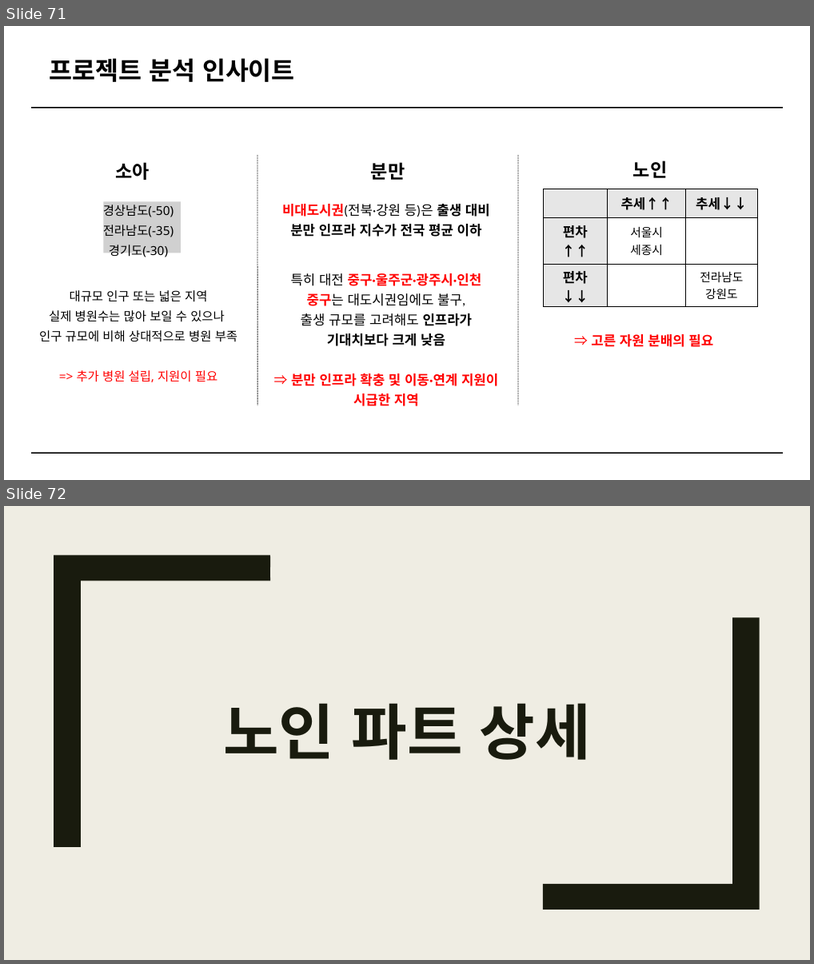
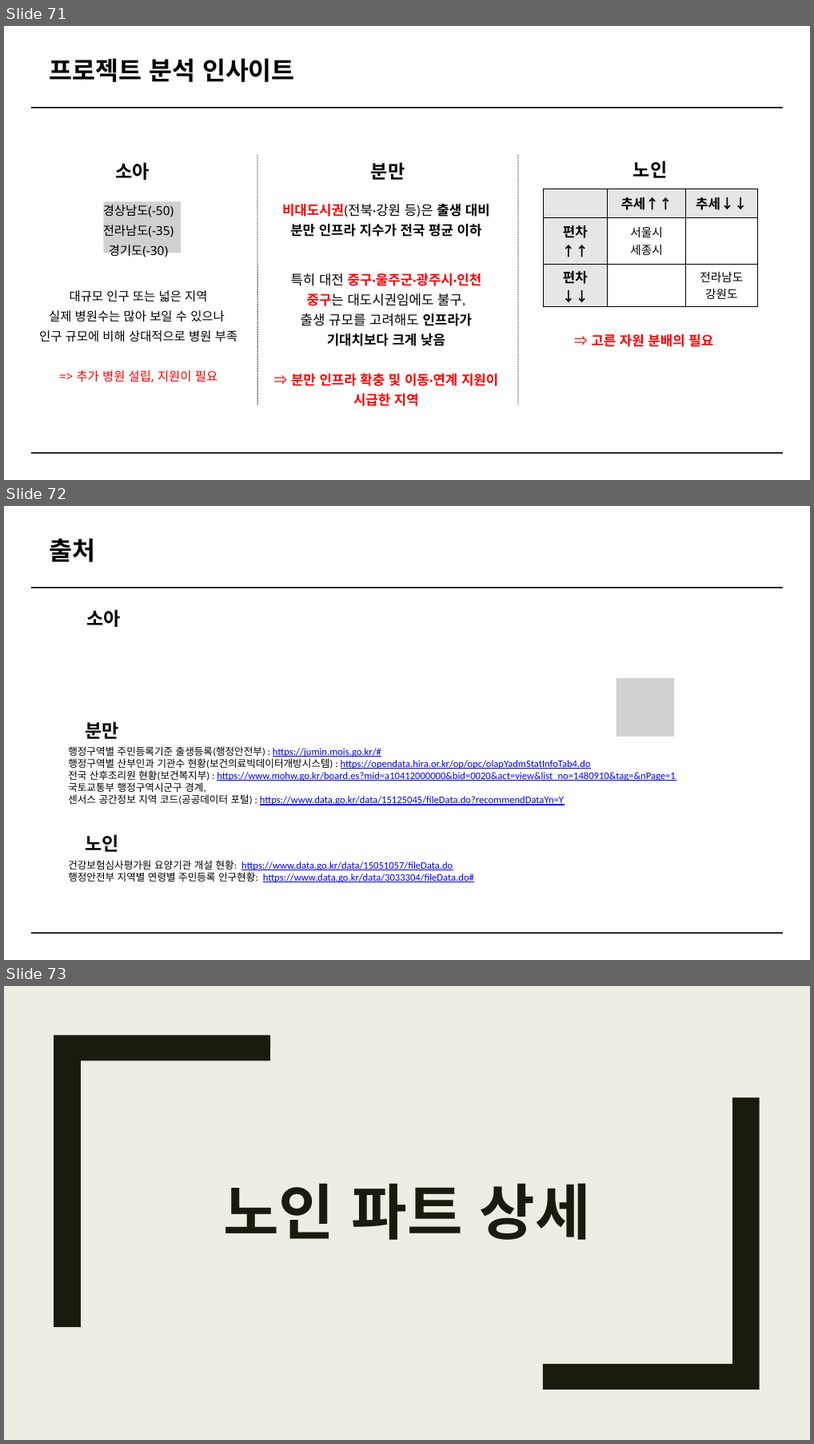
Before and after one commit to 25-SDA-team8/25-SDA-team8, a slide deck: docs/SDA_8조_발표자료.pptx. Shown one above the other, each under a label of ours: slides 71 and 72 before the commit, slides 71, 72 and 73 after it. The pictures are 814x964 and 814x1444 pixels, drawn with LibreOffice and Linux fonts; fonts in the diff are those of the drawing; grey boxes stand for pictures. Boxes give left, top, right and bottom in pixels: in the first picture for what was removed or moved away, otherwise in the second. Text is boxed around its words. In the diff, an @@ line names an element or a change of style, - is before the commit and + after.

Commit message:
발표자료 출처 파트 추가

```diff
--- a/docs/SDA_8조_발표자료.pptx
+++ b/docs/SDA_8조_발표자료.pptx
@@ slide 72 added at box(4, 506, 810, 960), background #FFFFFF @@
@@ text added at box(50, 538, 96, 562), 30 pt, text #000000, bold @@
+출처
@@ line added from (31, 588) to (783, 588), #000000 1.5 pt @@
@@ text added at box(86, 609, 120, 627), 22 pt, text #000000, bold @@
+소아
@@ picture added at box(617, 679, 675, 736) @@
@@ text added at box(85, 721, 118, 739), 22 pt, text #000000, bold @@
+분만
@@ text added at box(68, 746, 675, 805), 12 pt, text #0000FF, underline @@
+행정구역별 주민등록기준 출생등록(행정안전부) : https://jumin.mois.go.kr/#
+행정구역별 산부인과 기관수 현황(보건의료빅데이터개방시스템) : https://opendata.hira.or.kr/op/opc/olapYadmStatInfoTab4.do
+전국 산후조리원 현황(보건복지부) : https://www.mohw.go.kr/board.es?mid=a10412000000&bid=0020&act=view&list_no=1480910&tag=&nPage=1
+국토교통부 행정구역시군구 경계,
+센서스 공간정보 지역 코드(공공데이터 포털) : https://www.data.go.kr/data/15125045/fileData.do?recommendDataYn=Y
@@ text added at box(85, 834, 118, 852), 22 pt, text #000000, bold @@
+노인
@@ text added at box(68, 860, 474, 882), 12 pt, text #0000FF, underline @@
+건강보험심사평가원 요양기관 개설 현황: https://www.data.go.kr/data/15051057/fileData.do
+행정안전부 지역별 연령별 주민등록 인구현황: https://www.data.go.kr/data/3033304/fileData.do#
@@ line added from (31, 932) to (783, 932), #000000 1.5 pt @@
@@ what was slide 72 is now slide 73 @@
```
